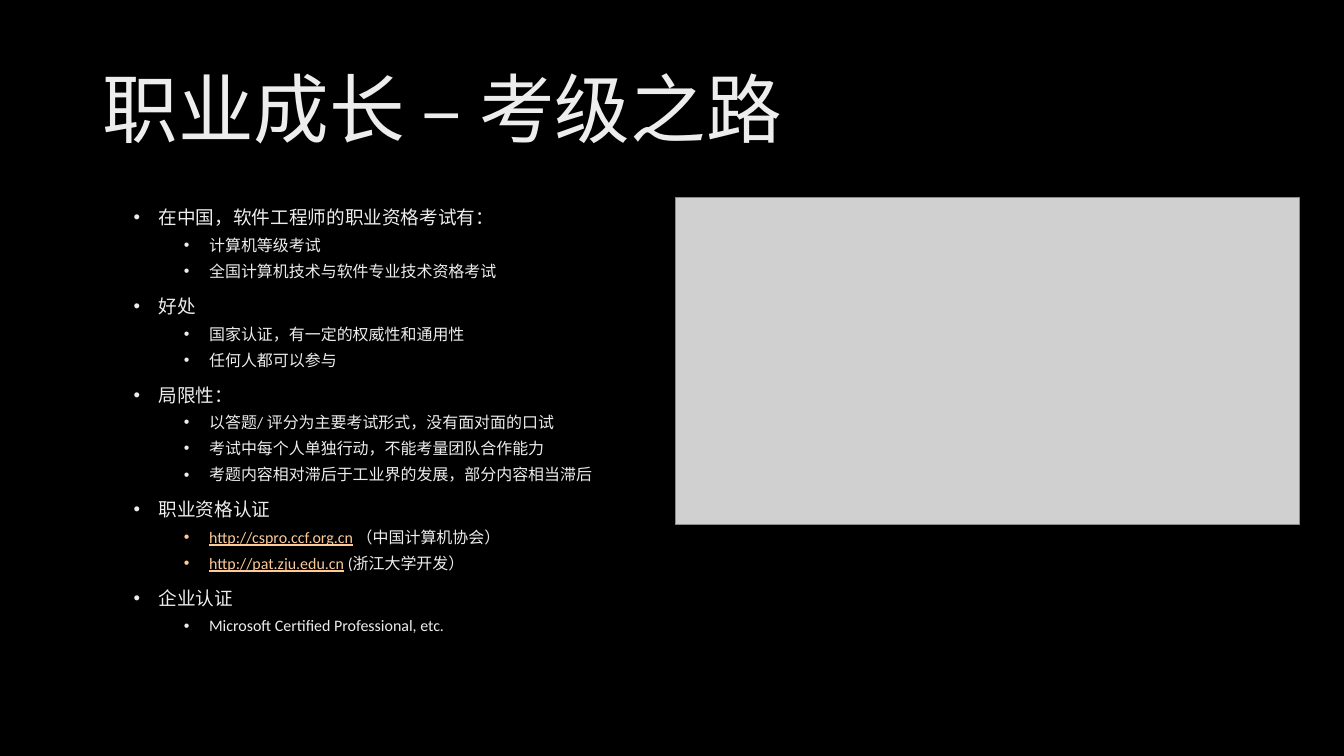
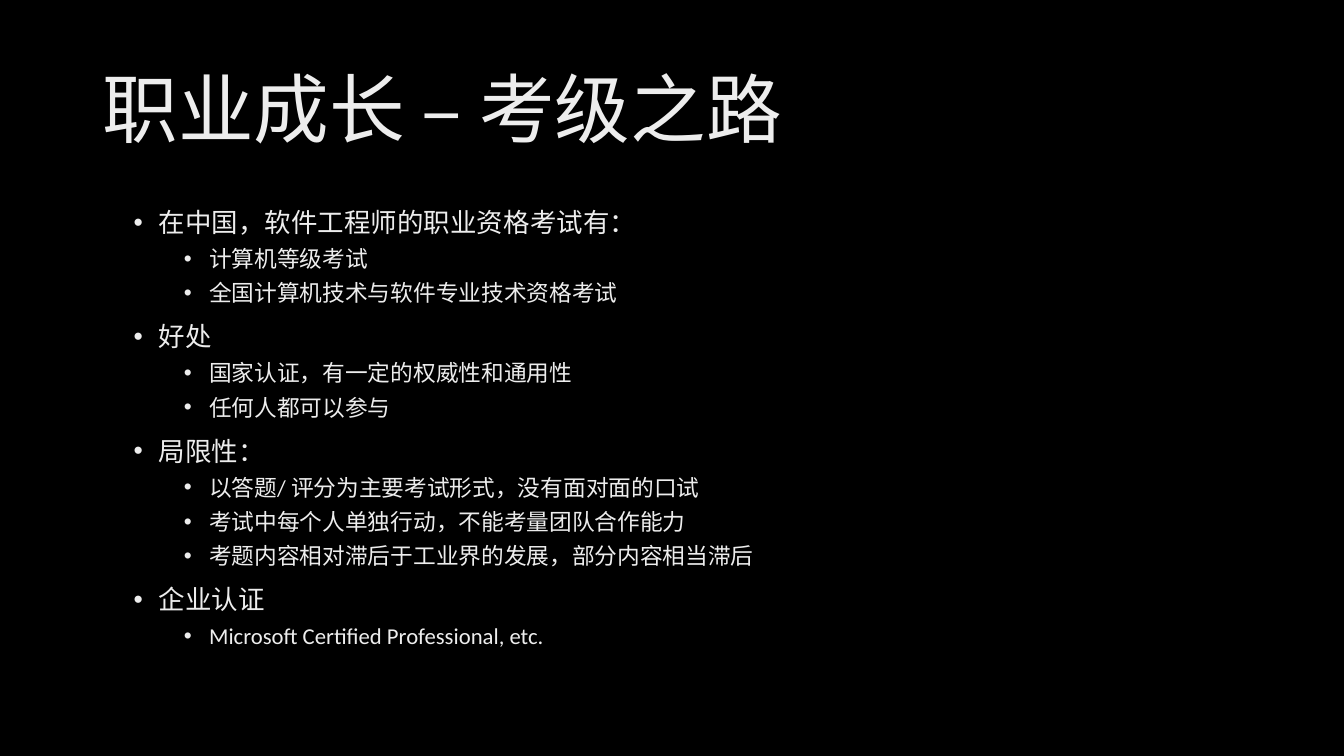
Before and after one commit to xinase/ASE, a slide deck: slide 36 of chapter03/ASE_3_PSP_Career.pptx. Drawn at 1344x756 pixels with LibreOffice and Linux fonts; fonts in the diff are those of the drawing; grey boxes stand for pictures; background and template pictures are left out. Boxes give left, top, right and bottom in pixels: in the first picture for what was removed or moved away, otherwise in the second. Text is boxed around its words. In the diff, an @@ line names an element or a change of style, - is before the commit and + after.

```diff
--- a/chapter03/ASE_3_PSP_Career.pptx
+++ b/chapter03/ASE_3_PSP_Career.pptx
@@ text "在中国，软件工程师的职业资格考试有：" at (x1=159, y1=209, x2=754, y2=647): size 13.3 to 18.9 pt in "在中国，软件工程师的职业资格考试有：", "好处", "局限性：", "企业认证"; size 11.4 to 16.2 pt in "计算机等级考试", "全国计算机技术与软件专业技术资格考试", "国家认证，有一定的权威性和通用性", "任何人都可以参与" and 4 more places @@
@@ picture removed at (x1=676, y1=198, x2=1300, y2=524) @@
@@ text at (x1=159, y1=500, x2=501, y2=572): paragraphs removed @@
-• 职业资格认证
-  • http://cspro.ccf.org.cn （中国计算机协会）
-  • http://pat.zju.edu.cn (浙江大学开发）
```
Also in this commit, not shown: 1 other slide changed, 29 other files.
